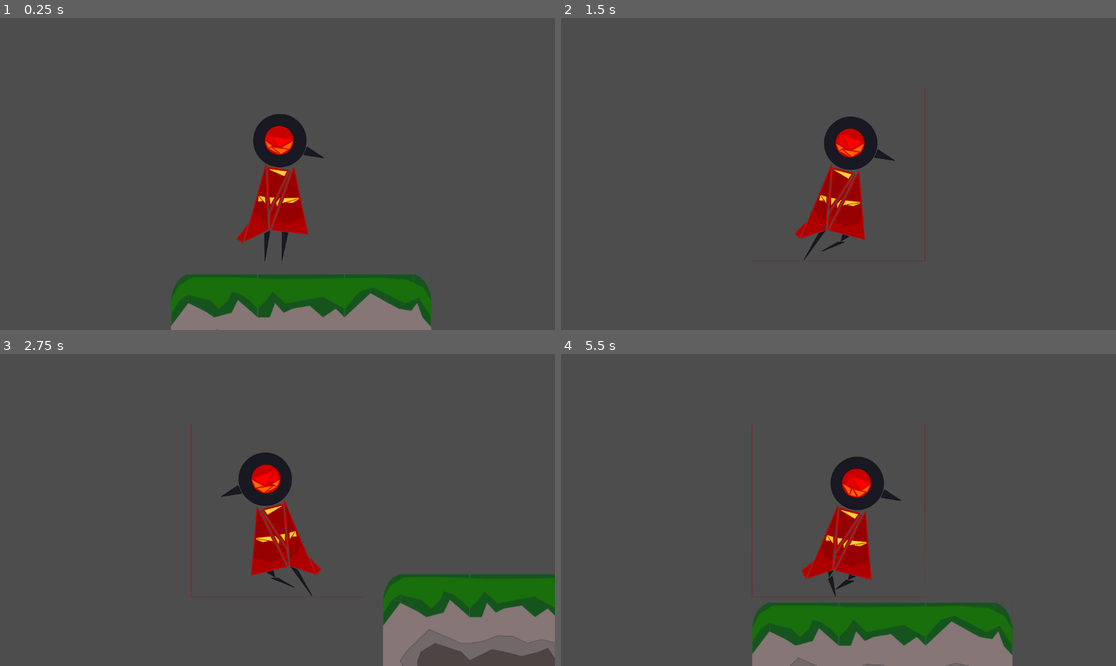
Above: before the commit, frames 1-4 (two rows, left to right).
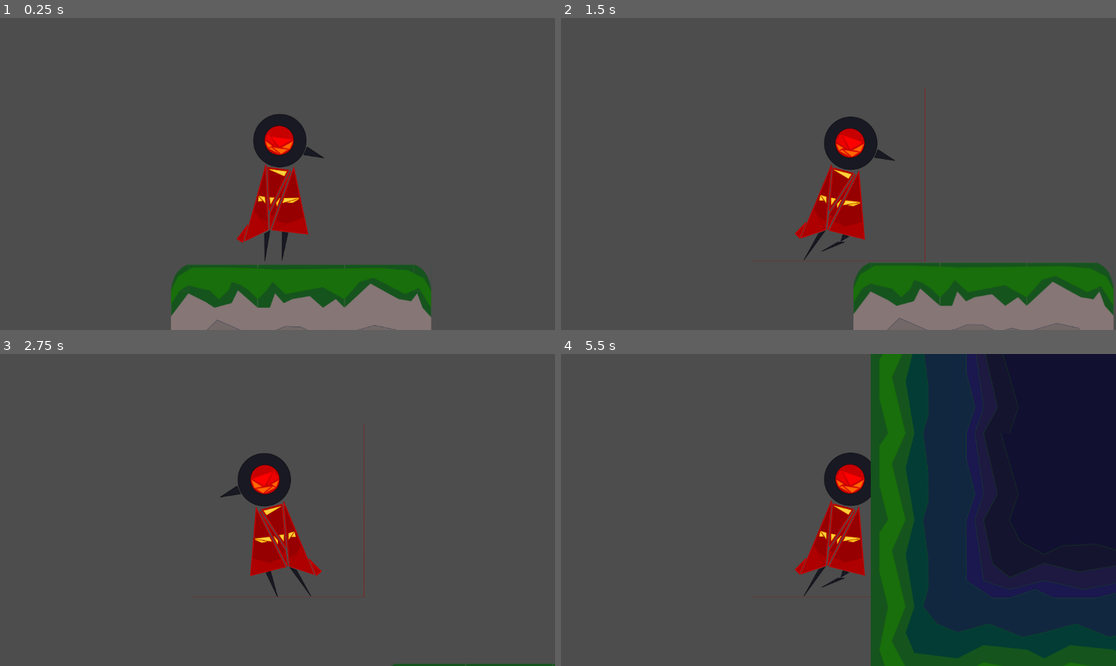
Above: after the commit, the same moments.

Repository: cursedeclise/Phantoms-II
Game: Godot game, scene res://Levels/testingground.tscn
Two runs of this game, one before a commit and one after it. Both use one fixed random seed, a clock stepped at 60 frames per second and the inputs below. The project has no main scene, so this scene is started directly.
Inputs:
- Up to frame 1 (0.25 s): no input
- Up to frame 2 (1.5 s): tap Enter at 0.5 s; hold D (walkright) from 0.53 s (still down); tap Space (jump) at 0.6, 0.77, 1.07, 1.35 s
- Up to frame 3 (2.75 s): tap Space (jump) at 1.52, 1.82, 2.1 s; release D (walkright) at 2.03 s; hold A (walkleft) from 2.03 s (still down)
- Up to frame 4 (5.5 s): release A (walkleft) at 2.78 s; hold D (walkright) 2.78-4.28 s; tap Space (jump) at 2.85, 3.02, 3.32, 3.6, 3.77, 4.07, 4.35, 4.52, 4.82, 5.1 s; hold A (walkleft) 4.28-5.03 s; hold D (walkright) from 5.03 s (still down)

The runs differ from the first frame. In frame 1, 4.8% of the frame differs, in the area x 30-78%, y 79-100%; in frame 2, 9.9%; in frame 3, 9.1%; in frame 4, 50%, in the area x 34-100%, y 0-100%.

Commit message:
made accelerating

Diff:
--- a/global-objects/birdley.gd
+++ b/global-objects/birdley.gd
@@ -1,17 +1,22 @@
 extends CharacterBody2D
 @onready var animated_sprite=$AnimatedSprite2D
-const SPEED=800
 const JUMPVELOCITY=-1200
-const GRAVITY=1200
-
+const GRAVITY=1800
+const TOPSPEED=1200
+const ACC=2000
+var speed=0
 
 func _physics_process(delta):
 	var direction=0
+
 
 	if is_on_floor(): #no gravity on floor
 		velocity.y=0
 	else: #gravity if no floor
 		velocity.y+=GRAVITY*delta
+
+	if abs(velocity.x)<TOPSPEED:
+		speed+=ACC
 
 	if Input.is_action_pressed("walkright"):
 		direction=1
@@ -19,9 +24,11 @@
 	elif Input.is_action_pressed("walkleft"):
 		direction=-1
 		animated_sprite.play("run")
-	velocity.x=direction*SPEED
+
+	velocity.x=speed*direction*delta
 	if not Input.is_anything_pressed():
 		animated_sprite.play("wait")
+		speed=0
 
 
 	if direction !=0:
@@ -32,6 +39,6 @@
 	elif Input.is_action_just_pressed("jump") and is_on_wall():
 		animated_sprite.play("wait")
 		velocity.y=JUMPVELOCITY
-		#velocity.x=(3*SPEED)*(direction*-1)
+		velocity.x=(2*speed)*(direction*-1)*delta
 
 	move_and_slide()
